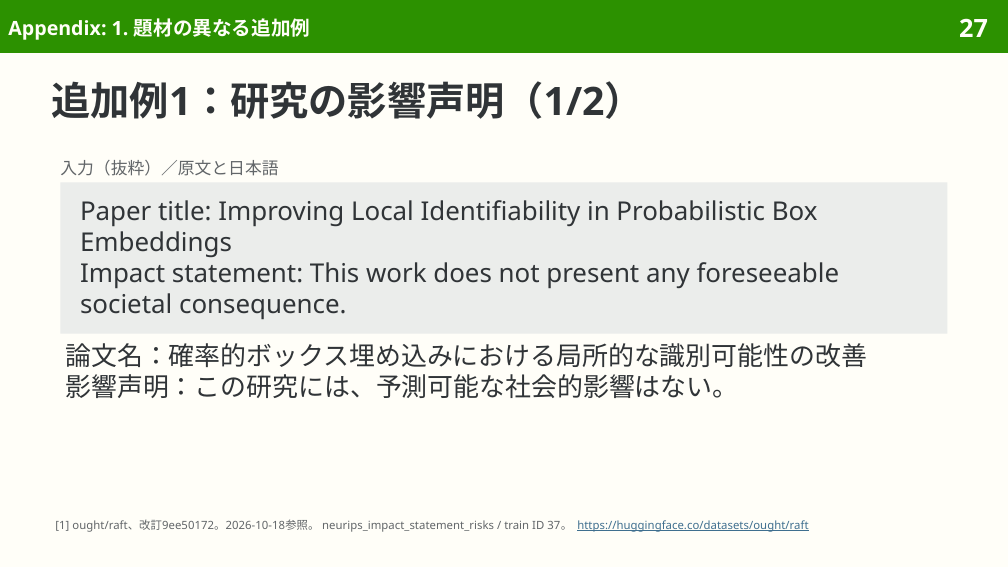
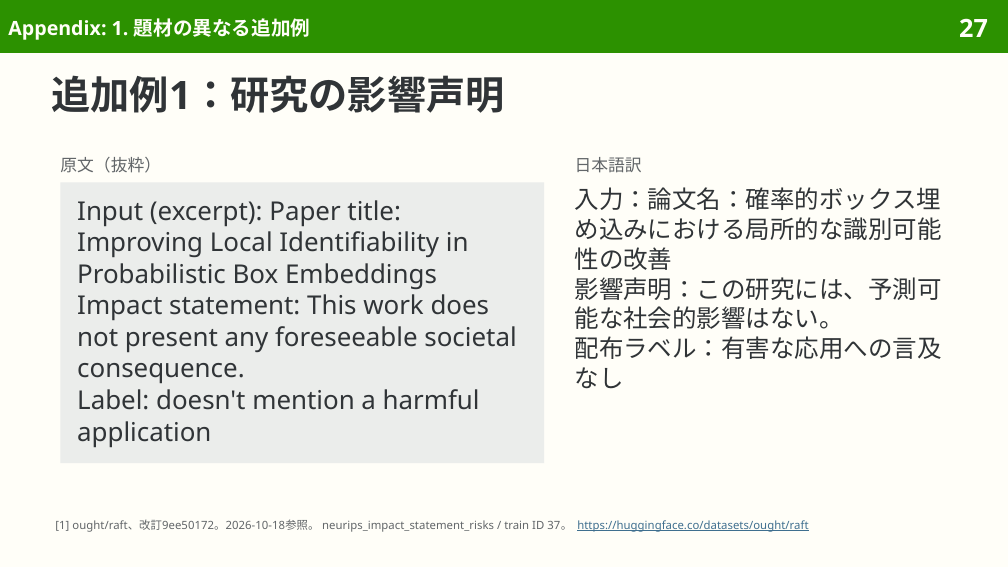
Before and after one commit to sasakiy84/datasets-in-10-minutes, a slide deck: slide 27 of slides/datasets-in-10-minutes-raft.pptx. Drawn at 1008x567 pixels with LibreOffice and Linux fonts; fonts in the diff are those of the drawing. Boxes give left, top, right and bottom in pixels: in the first picture for what was removed or moved away, otherwise in the second. Text is boxed around its words. In the diff, an @@ line names an element or a change of style, - is before the commit and + after.

```diff
--- a/slides/datasets-in-10-minutes-raft.pptx
+++ b/slides/datasets-in-10-minutes-raft.pptx
@@ title at (x1=52, y1=75, x2=505, y2=113): text changed @@
-追加例1：研究の影響声明（1/2）
+追加例1：研究の影響声明
@@ text added at (x1=60, y1=157, x2=161, y2=173), 12 pt, text #626669 @@
+原文（抜粋）
@@ text at (x1=575, y1=157, x2=642, y2=173): text changed @@
-入力（抜粋）／原文と日本語
+日本語訳
@@ rectangle "Input (excerpt): Paper title: Improving ..." resized from (x1=60, y1=182, x2=948, y2=334) to (x1=60, y1=182, x2=544, y2=464) @@
@@ rectangle "Input (excerpt): Paper title: Improving ..." at (x1=60, y1=182, x2=544, y2=464): vertical alignment middle to top @@
@@ text in rectangle at (x1=77, y1=200, x2=469, y2=289): text changed @@
-Paper title: Improving Local Identifiability in Probabilistic Box Embeddings
+Input (excerpt): Paper title: Improving Local Identifiability in Probabilistic Box Embeddings
@@ text at (x1=575, y1=187, x2=942, y2=270): text changed; size 18.5 to 17.5 pt @@
-論文名：確率的ボックス埋め込みにおける局所的な識別可能性の改善
+入力：論文名：確率的ボックス埋め込みにおける局所的な識別可能性の改善
@@ text "入力：論文名：確率的ボックス埋め込みにおける局所的な識別可能性の改善" moved from (x1=65, y1=343, x2=867, y2=398) to (x1=575, y1=187, x2=942, y2=389) @@
@@ text in rectangle at (x1=77, y1=294, x2=516, y2=384): line spacing 22pt to 22.6pt @@
@@ text at (x1=575, y1=277, x2=942, y2=329): size 18.5 to 17.5 pt in "影響声明：この研究には、予測可能な社会的影響はない。"; line spacing 22pt to 21.4pt @@
@@ text at (x1=575, y1=336, x2=942, y2=389): paragraph added @@
+配布ラベル：有害な応用への言及なし
@@ text in rectangle at (x1=77, y1=389, x2=480, y2=447): paragraph added @@
+Label: doesn't mention a harmful application
```
Also in this commit, not shown: 2 other slides changed, 2 slides removed, 9 other files.
